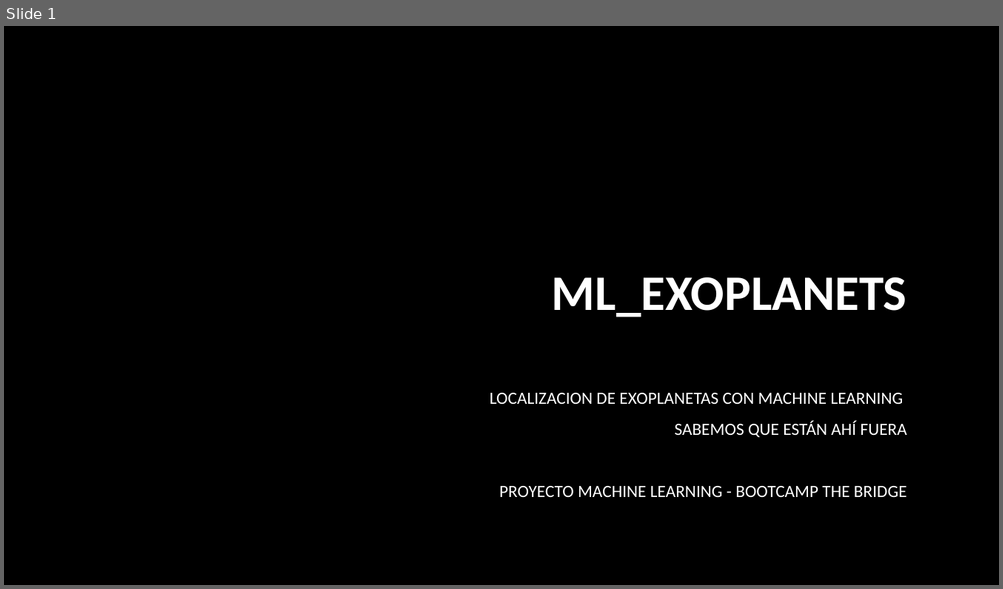
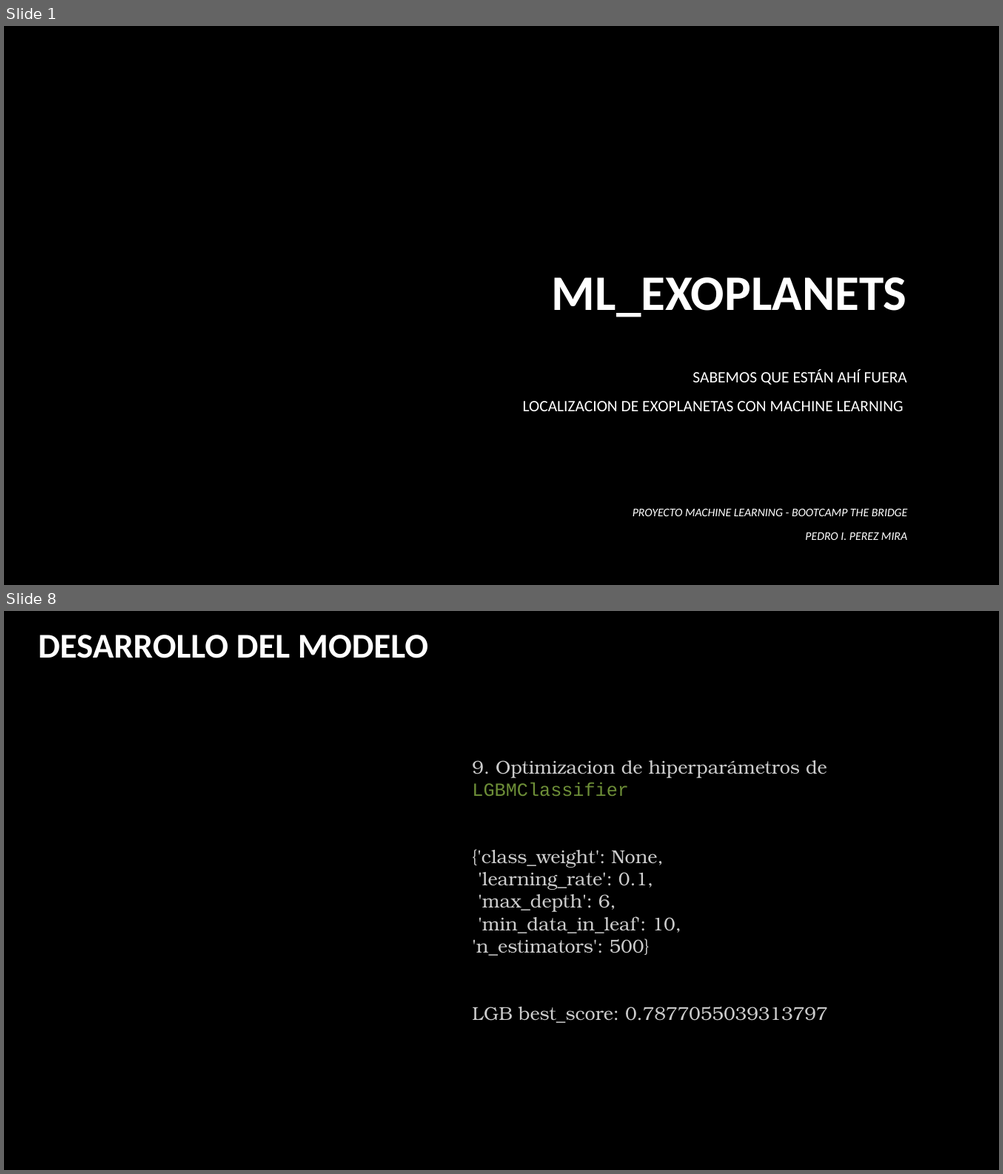
Before and after one commit to PIPM2001/ML_EXOPLANETS, a slide deck: ML_EXOPLANETS.pptx. Shown one above the other, each under a label of ours: slide 1 before the commit, slides 1 and 8 after it; the slides between them are not shown. The pictures are 1003x589 and 1003x1174 pixels, drawn with LibreOffice and Linux fonts; fonts in the diff are those of the drawing; background and template pictures are left out. Boxes give left, top, right and bottom in pixels: in the first picture for what was removed or moved away, otherwise in the second. Text is boxed around its words. In the diff, an @@ line names an element or a change of style, - is before the commit and + after.

```diff
--- a/ML_EXOPLANETS.pptx
+++ b/ML_EXOPLANETS.pptx
@@ slide 8 added at box(4, 611, 999, 1170), background picture (left out) @@
@@ text added at box(38, 635, 428, 658), 33.6 pt, text #FFFFFF, bold @@
+DESARROLLO DEL MODELO
@@ text added at box(472, 760, 828, 1023), 18 pt, text #CCCCCC @@
+9. Optimizacion de hiperparámetros de LGBMClassifier
+{'class_weight': None,
+'learning_rate': 0.1,
+'max_depth': 6,
+'min_data_in_leaf': 10,
+'n_estimators': 500}
+LGB best_score: 0.7877055039313797
@@ slide 1 changed as well @@
@@ subtitle "SABEMOS QUE ESTÁN AHÍ FUERA": place and size @@
-subtitle "SABEMOS QUE ESTÁN AHÍ FUERA" at box(489, 393, 907, 497)
+subtitle "SABEMOS QUE ESTÁN AHÍ FUERA" at box(523, 369, 907, 412)
@@ subtitle at box(692, 369, 907, 385): paragraph added @@
+SABEMOS QUE ESTÁN AHÍ FUERA
@@ subtitle at box(523, 401, 903, 412): size 16.6 to 15.3 pt in "LOCALIZACION DE EXOPLANETAS CON MACHINE LEARNING" @@
@@ subtitle at box(499, 421, 907, 497): paragraphs removed @@
-SABEMOS QUE ESTÁN AHÍ FUERA
-PROYECTO MACHINE LEARNING - BOOTCAMP THE BRIDGE
@@ text added at box(632, 508, 908, 540), 11.2 pt, text #FFFFFF, italic @@
+PROYECTO MACHINE LEARNING - BOOTCAMP THE BRIDGE
+PEDRO I. PEREZ MIRA
```
Also in this commit, not shown: 1 other slide changed, 9 other slides added, 1 slide removed, 1 other file.
